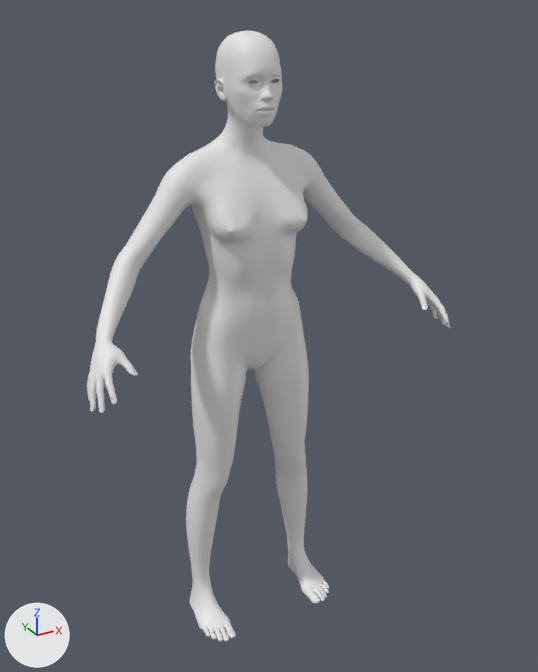
Before and after pictures for a commit that changed the glTF model assets/bodies/body_02_tall_slender/BODY.glb.
One viewpoint serves both versions: a 50 mm lens placed at (-0.916, -1.823, 1.83), pointed at (0.032, -0.099, 0.969). The axes (+X, +Y, +Z) are drawn at lower left. The lights are the same throughout. The older version comes first. Vertices at exactly the same position are counted once.

The older version as bpy lines, for what is in view:
```python
me_body_02_tall_slender = bpy.data.meshes.new('body_02_tall_slender')
me_body_02_tall_slender.from_pydata(...)  # 13380 vertices, 26756 faces; spans x -0.54..0.54, y -0.33..0.09, z 0.0..1.78
ob_body_02_tall_slender = bpy.data.objects.new('body_02_tall_slender', me_body_02_tall_slender)
ob_body_02_tall_slender.location = (0.0, 0.0, 0.0)
```
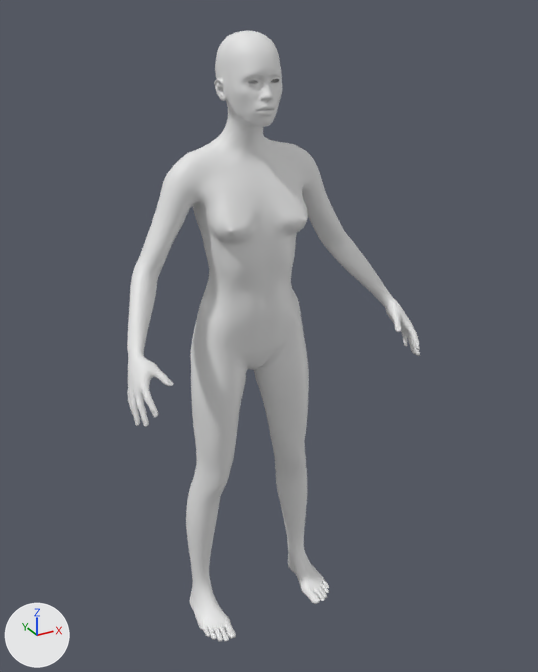
What the commit changed:
me_body_02_tall_slender is used by ob_body_02_tall_slender; location (0.0, 0.0, 0.0).
me_body_02_tall_slender had 13380 vertices, 26756 faces and spanned x -0.54..0.54, y -0.33..0.09, z 0.0..1.78.
me_body_02_tall_slender now has 13380 vertices, 26756 faces and spans x -0.44..0.44, y -0.33..0.09, z 0.0..1.78.
me_body_02_tall_slender part 1: 2104 of the vertices in x -0.54..-0.15, y -0.33..0.02, z 0.96..1.49 are turned -12.4 degrees about the y axis through their middle, then moved by (0.05, 0.0, -0.04).
me_body_02_tall_slender part 2: 2104 of the vertices in x 0.15..0.54, y -0.33..0.02, z 0.96..1.49 are turned 12.4 degrees about the y axis through their middle, then moved by (-0.05, 0.0, -0.04).

Where the change shows, as pixel boxes [x1, y1, x2, y2] in the pictures (538 x 672 px; the box of a moved part takes in the faces that stretch with it):
'body_02_tall_slender', reshaped (19% narrower): before [87, 30, 451, 641]; after [127, 30, 420, 641]
part 1 of me_body_02_tall_slender, moved or reshaped: before [87, 150, 201, 413]; after [127, 150, 202, 427]
part 2 of me_body_02_tall_slender, moved or reshaped: before [281, 143, 451, 328]; after [282, 142, 420, 356]
